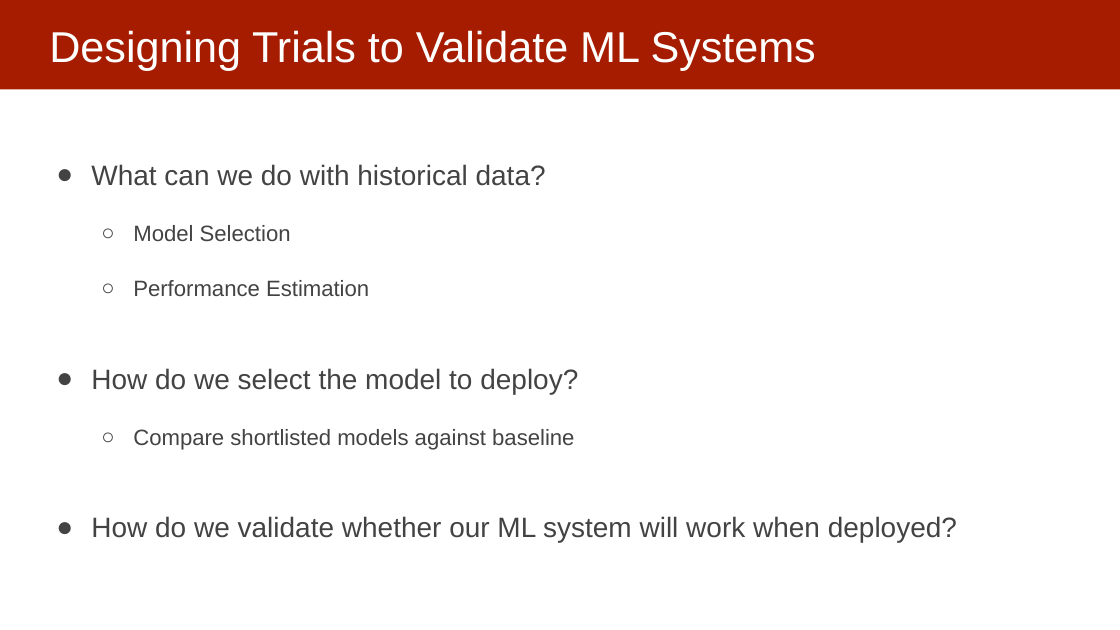
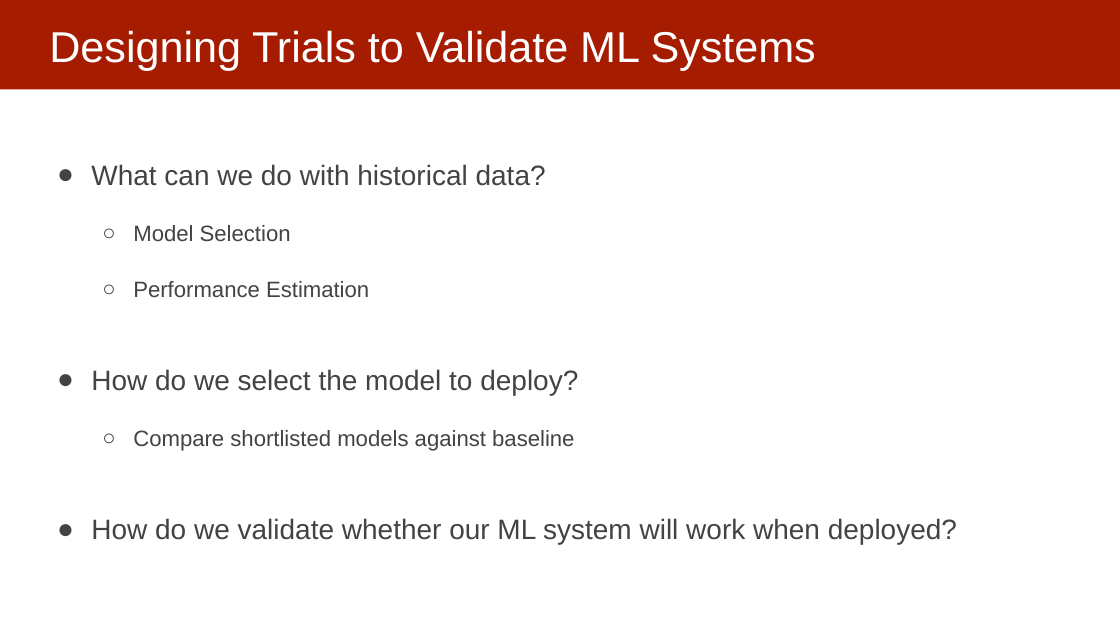
Before and after one commit to dssg/mlforpublicpolicylab, a slide deck: slide 7 of Lectures/FieldValidation.pptx (slide 18 before the commit). Drawn at 1120x630 pixels with LibreOffice and Linux fonts; fonts in the diff are those of the drawing. Boxes give left, top, right and bottom in pixels: in the first picture for what was removed or moved away, otherwise in the second. Text is boxed around its words. In the diff, an @@ line names an element or a change of style, - is before the commit and + after.

```diff
--- a/Lectures/FieldValidation.pptx
+++ b/Lectures/FieldValidation.pptx
@@ text "What can we do with ..." at bbox=[91, 164, 957, 544]: indent changed @@
```
Also in this commit, not shown: 15 other slides changed, 10 slides added, 1 slide removed.
